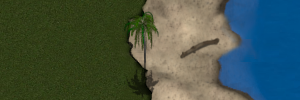
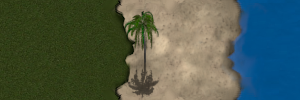
Layered file, before and after one edit (300 × 100). Changes by layer:
removed layer "Background copy#6" over (x1=179, y1=37, x2=220, y2=60)
painted on "Clipboard" over (x1=0, y1=0, x2=300, y2=100)
